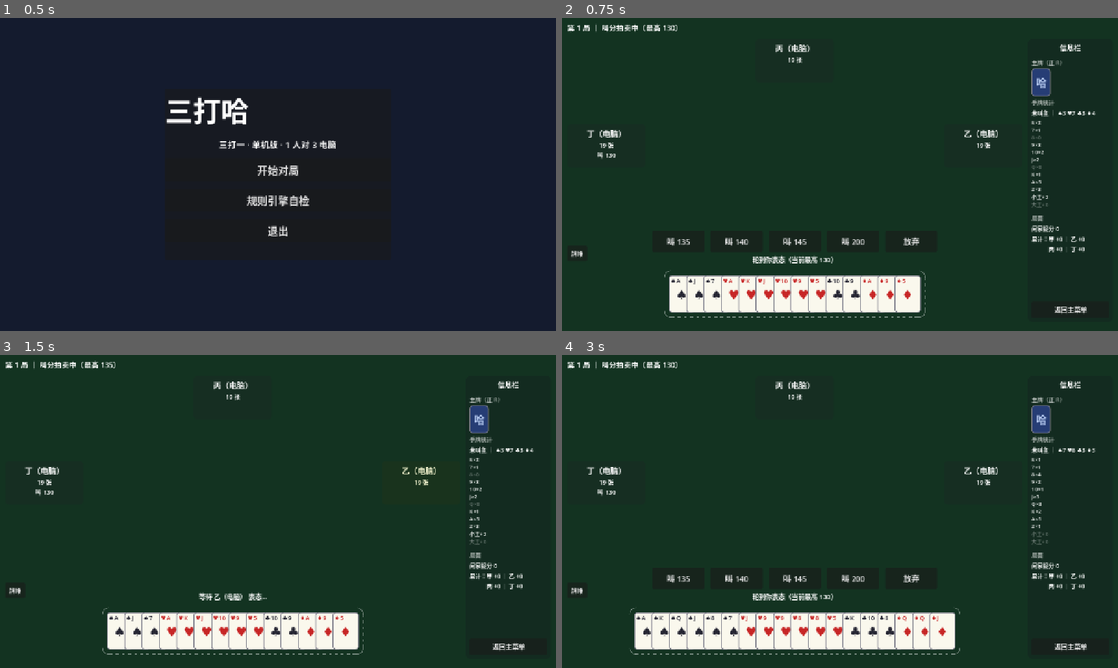
Above: before the commit, frames 1-4 (two rows, left to right).
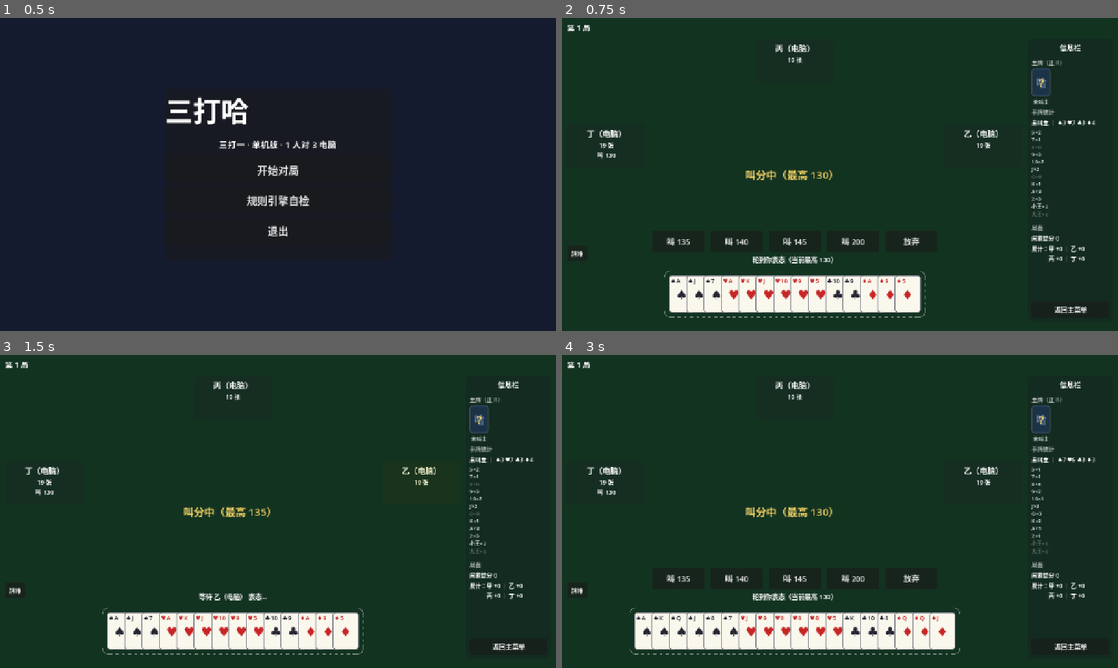
Above: after the commit, the same moments.

Repository: longy1/three-beat-one
Game: Godot game, scene res://scenes/main_menu.tscn
The game is run twice, just before and just after one commit, with the same random seed, the same clock (stepped at 60 frames per second) and the same inputs.
Inputs:
- Up to frame 1 (0.5 s): no input
- Up to frame 2 (0.75 s): click "开始对局" at 0.5 s
- Up to frame 3 (1.5 s): click "叫 135" at 1.25 s
- Up to frame 4 (3 s): click "返回主菜单" at 2 s; click "开始对局" at 2.75 s

Frame 1 is identical in both runs. In frame 2, 1.7% of the frame differs, in the area x 6-96%, y 1-78%; in frame 3, 1.7%; in frame 4, 1.7%.

Commit message:
ui: 叫分提示移主区域正中央（去「拍卖」用语）；未叫主态=侧栏微透明牌背+问号+注字，顶栏不展示

Diff:
--- a/docs/ui-mockup.svg
+++ b/docs/ui-mockup.svg
@@ -4,7 +4,8 @@
   <text x="16" y="24" font-size="13" fill="#5a7a68">1280 × 720 ｜ 区域图（视觉稿）｜ 全部留白 12px</text>
   <!-- 画面两大区域：主牌桌区域（0~1060）｜ 侧信息板区域（1060~1280） -->
   <line x1="1060" y1="0" x2="1060" y2="720" stroke="#e8b84a" stroke-width="1.5" stroke-dasharray="10 7" opacity="0.6"/>
-  <text x="530" y="352" font-size="26" fill="#2e5a42" font-weight="bold" text-anchor="middle" opacity="0.9">主 牌 桌 区 域</text>
+  <text x="530" y="332" font-size="24" fill="#ffd140" text-anchor="middle" opacity="0.95">叫分中（最高 130）</text>
+  <text x="530" y="360" font-size="20" fill="#2e5a42" font-weight="bold" text-anchor="middle" opacity="0.9">主 牌 桌 区 域</text>
   <text x="530" y="378" font-size="12" fill="#3a6a4e" text-anchor="middle">Main Table Area（x 0~1060，占 82.8%）</text>
   <text x="1170" y="70" font-size="15" fill="#e8b84a" text-anchor="middle" opacity="0.85">侧信息板区域</text>
   <text x="1170" y="88" font-size="11" fill="#9a824a" text-anchor="middle">Side Info Panel（1060~1280）</text>
@@ -93,9 +94,9 @@
   <text x="1170" y="76" font-size="16" fill="#e8b84a" text-anchor="middle" font-weight="bold">信息栏（独立组件 InfoSidebar）</text>
   <line x1="1084" y1="88" x2="1256" y2="88" stroke="#2c4a38"/>
   <text x="1084" y="112" font-size="13" fill="#9ab5a5">主牌（正 R）</text>
-  <rect x="1084" y="122" width="44" height="64" rx="6" fill="#f7f3e8" stroke="#888"/>
-  <text x="1090" y="137" font-size="12" fill="#1a1a24">♠2</text>
-  <text x="1136" y="160" font-size="12" fill="#9ab5a5">← 一张正 R 牌面</text>
+  <rect x="1084" y="122" width="44" height="64" rx="6" fill="#f7f3e8" stroke="#888" opacity="0.4"/>
+  <text x="1106" y="162" font-size="22" fill="#ffd140" text-anchor="middle">？</text>
+  <text x="1084" y="204" font-size="12" fill="#9ab5a5">未叫主（叫主后翻出正 R 牌面）</text>
 
   <!-- 统计块 -->
   <text x="1084" y="112" font-size="13" fill="#9ab5a5">手牌统计</text>
--- a/scenes/game_table.tscn
+++ b/scenes/game_table.tscn
@@ -95,6 +95,19 @@
 text = ""
 horizontal_alignment = 1
 
+[node name="BidCenterLabel" type="Label" parent="."]
+layout_mode = 1
+anchors_preset = 0
+anchor_left = 0.214
+anchor_top = 0.45
+anchor_right = 0.614
+anchor_bottom = 0.55
+theme_override_font_sizes/font_size = 24
+modulate = Color(1, 0.85, 0.4, 0.95)
+text = ""
+horizontal_alignment = 1
+vertical_alignment = 1
+
 [node name="ResultPanel" type="PanelContainer" parent="."]
 visible = false
 layout_mode = 1
--- a/scenes/info_sidebar.tscn
+++ b/scenes/info_sidebar.tscn
@@ -42,10 +42,21 @@
 layout_mode = 2
 theme_override_constants/separation = 8.0
 
-[node name="TrumpSlot" type="Control" parent="VBox/TrumpRow"]
+[node name="TrumpStack" type="VBoxContainer" parent="VBox/TrumpRow"]
+layout_mode = 2
+theme_override_constants/separation = 4.0
+
+[node name="TrumpSlot" type="Control" parent="VBox/TrumpRow/TrumpStack"]
 custom_minimum_size = Vector2(44, 64)
 layout_mode = 2
 mouse_filter = 2
+
+[node name="TrumpStateLabel" type="Label" parent="VBox/TrumpRow/TrumpStack"]
+layout_mode = 2
+mouse_filter = 2
+theme_override_font_sizes/font_size = 12
+text = ""
+horizontal_alignment = 1
 
 [node name="StatsHead" type="Label" parent="VBox"]
 layout_mode = 2
--- a/scripts/game_table.gd
+++ b/scripts/game_table.gd
@@ -44,6 +44,7 @@
 var _human_pile_chip: Button      ## 人类玩家（0 号位）的牌堆悬停入口
 
 @onready var game_info: Label = $TopBar/GameInfoLabel
+@onready var bid_center_label: Label = $BidCenterLabel
 @onready var sidebar: InfoSidebar = $Sidebar
 @onready var toast_label: Label = $ToastLabel
 @onready var hint_label: Label = $BottomArea/HintLabel
@@ -506,12 +507,15 @@
 func _refresh_top_bar() -> void:
 	var info := "第 %d 局" % engine.round_index
 	if engine.phase == GameEngine.Phase.AUCTION:
-		info += " ｜ 叫分拍卖中（最高 %d）" % engine.current_highest_bid()
+		# 叫分提示显示在主牌桌正中央（本土用语，不用「拍卖」）
+		bid_center_label.text = "叫分中（最高 %d）" % engine.current_highest_bid()
 	elif engine.banker_seat >= 0:
 		info += " ｜ 出牌庄 %s" % SEAT_NAMES[engine.banker_seat]
 		if engine.contract > 0:
 			info += " ｜ 叫分 %d" % engine.contract
 	game_info.text = info
+	if engine.phase != GameEngine.Phase.AUCTION:
+		bid_center_label.text = ""
 	# 主牌提示：一张「正 R」牌面放入信息栏（仅叫主变化时重建）
 	if engine.trump != _last_trump_shown:
 		_last_trump_shown = engine.trump
--- a/scripts/info_sidebar.gd
+++ b/scripts/info_sidebar.gd
@@ -14,13 +14,33 @@
 	set_trump(null)
 
 
-## 主牌展示：一张「正 R」牌面（主花色 + R，如 ♠ 主 R=2 → ♠2）；
-## 未叫主时展示牌背
+## 主牌展示：一张「正 R」牌面（主花色 + R，如 ♠ 主 R=2 → ♠2）。
+## 未叫主：牌背微透明 + 居中问号，下方注明「未叫主」。
 func set_trump(card: Card) -> void:
-	var slot: Control = $VBox/TrumpRow/TrumpSlot
+	var slot: Control = $VBox/TrumpRow/TrumpStack/TrumpSlot
+	var state_label: Label = $VBox/TrumpRow/TrumpStack/TrumpStateLabel
 	for child in slot.get_children():
 		child.queue_free()
-	slot.add_child(CardWidget.create(card, card != null, true))
+	if card == null:
+		# 未叫主：微透明牌背 + 问号
+		var back := CardWidget.create(null, false, true)
+		back.modulate = Color(1, 1, 1, 0.45)
+		slot.add_child(back)
+		var q := Label.new()
+		q.text = "？"
+		q.set_anchors_preset(Control.PRESET_FULL_RECT)
+		q.horizontal_alignment = HORIZONTAL_ALIGNMENT_CENTER
+		q.vertical_alignment = VERTICAL_ALIGNMENT_CENTER
+		q.add_theme_font_size_override("font_size", 22)
+		q.modulate = Color(1, 0.85, 0.4)
+		q.mouse_filter = Control.MOUSE_FILTER_IGNORE
+		slot.add_child(q)
+		state_label.text = "未叫主"
+		state_label.modulate = Color(0.75, 0.8, 0.78)
+	else:
+		slot.modulate = Color.WHITE
+		slot.add_child(CardWidget.create(card, true, true))
+		state_label.text = ""
 
 
 ## 手牌统计：主牌/副牌行 + 各点数行（rows: [{text, present}]，present=false 灰显）
Not shown, changed: AGENTS.md
